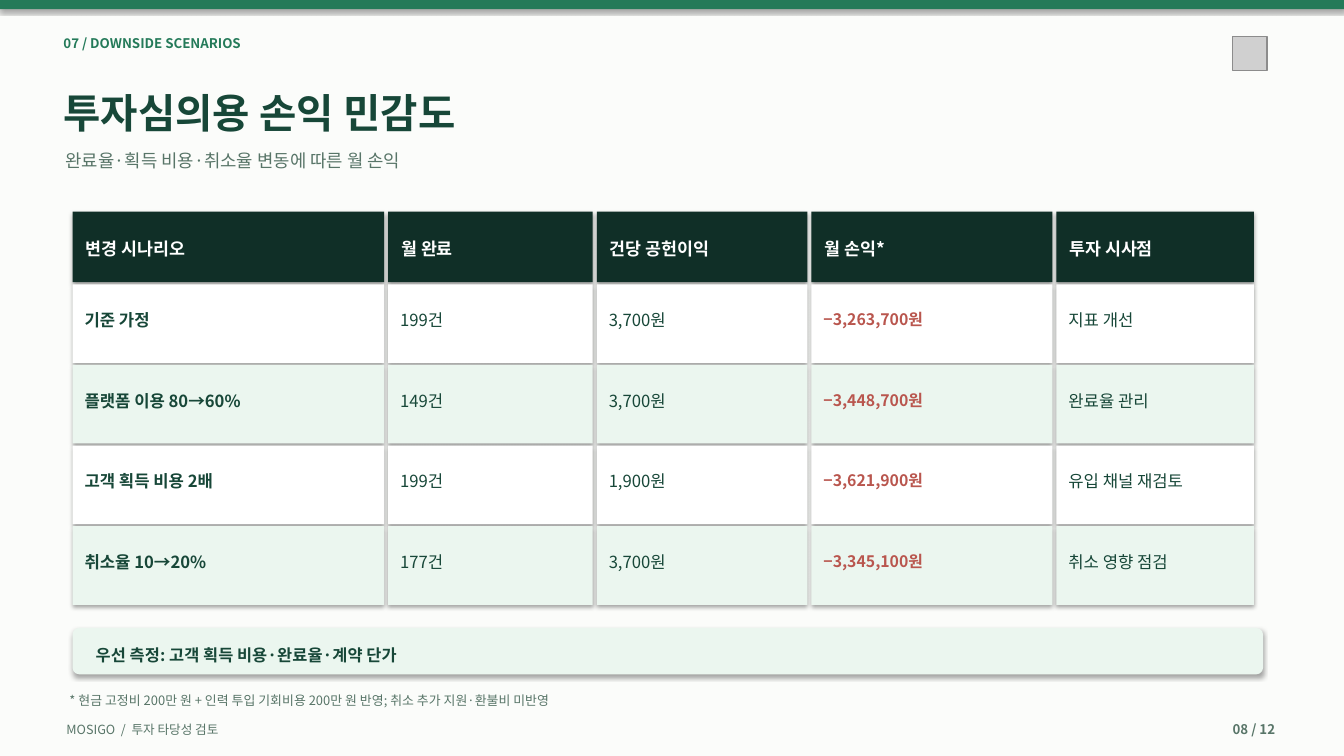
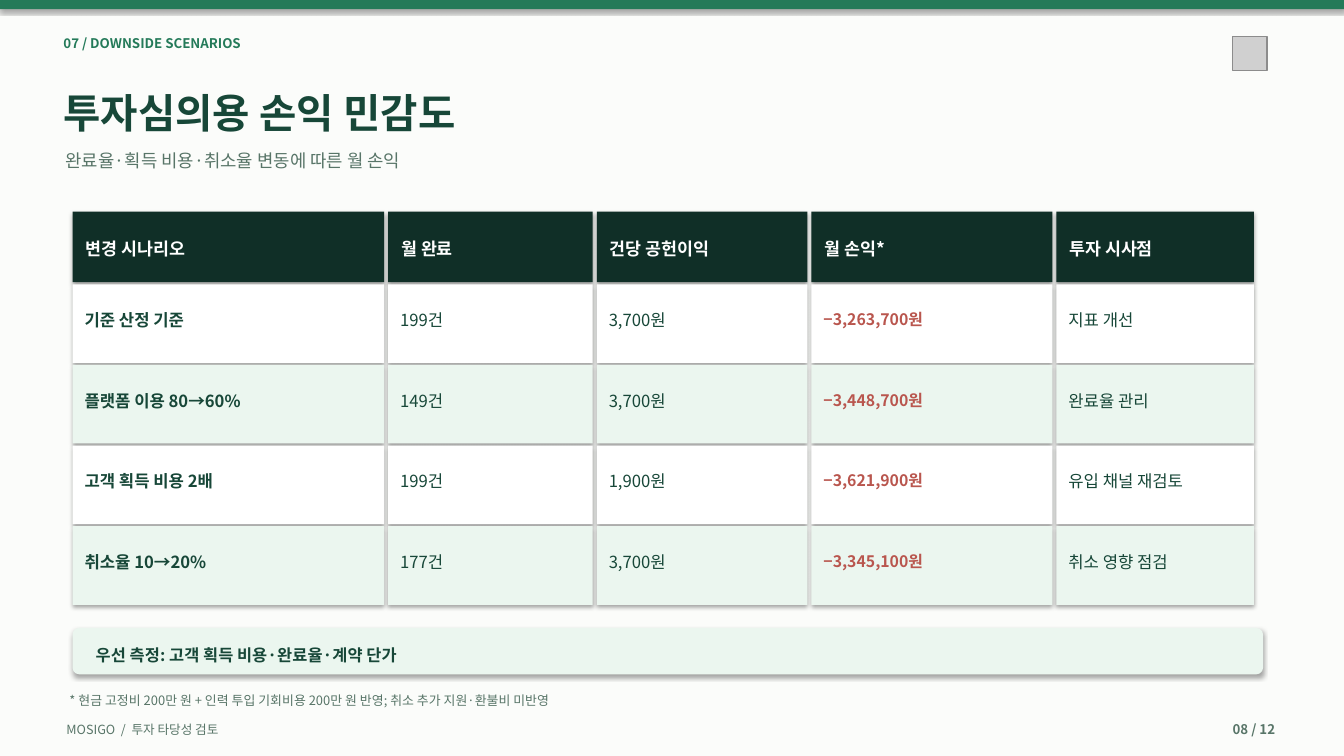
Before and after one commit to dohyunkimmm/mosigo-case-study, a slide deck: slide 8 of downloads/MOSIGO_IR_Investment_Review_12slides.pptx. Drawn at 1344x756 pixels with LibreOffice and Linux fonts; fonts in the diff are those of the drawing; grey boxes stand for pictures. Boxes give left, top, right and bottom in pixels: in the first picture for what was removed or moved away, otherwise in the second. Text is boxed around its words. In the diff, an @@ line names an element or a change of style, - is before the commit and + after.

```diff
--- a/downloads/MOSIGO_IR_Investment_Review_12slides.pptx
+++ b/downloads/MOSIGO_IR_Investment_Review_12slides.pptx
@@ text at box(85, 312, 184, 328): text changed @@
-기준 가정
+기준 산정 기준
```
Also in this commit, not shown: 8 other slides changed, 19 other files.
